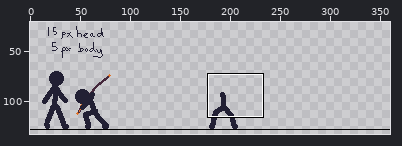
One commit to this pixel-art file: Asesprite/Doodle2.aseprite. The picture above shows the old version from afar; the outline marks the close-up.
Close-up. Before:
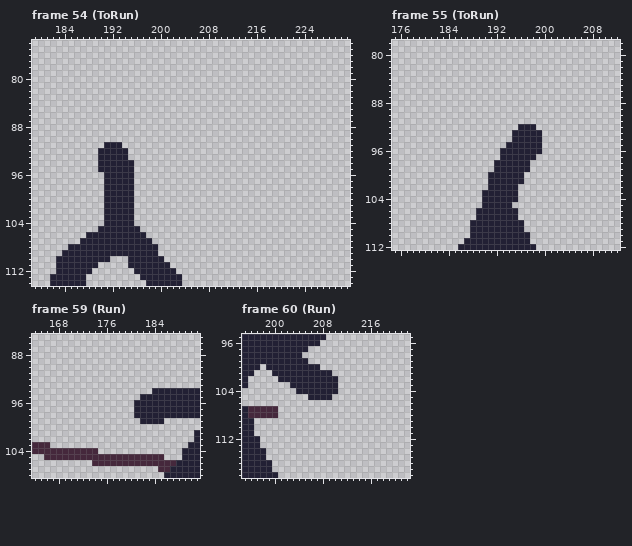
360x180 pixels, 70 frames. Shown: frame 54 (ToRun): x 179..231, y 74..114; frame 55 (ToRun): x 175..212, y 78..112; frame 59 (Run): x 164..191, y 85..108; frame 60 (Run): x 195..222, y 95..118. The wide view leaves out empty margins. The commit also changed other frames or places, which this record leaves out.
New version:
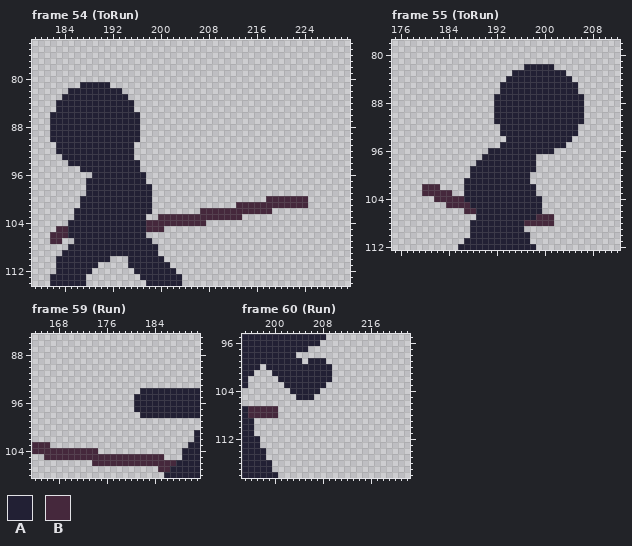
Palette (. is transparent): A #222034  B #45283c
Changes in this commit:
Frame 54 (ToRun):
y 81: x 187..191 ..... -> AAAAA
y 82: x 185..193 ......... -> AAAAAAAAA
y 83: x 184..194 ........... -> AAAAAAAAAAA
y 84..85: x 183..195 ............. -> AAAAAAAAAAAAA
y 86..90: x 182..196 ............... -> AAAAAAAAAAAAAAA
y 91: x 183..190 ........ -> AAAAAAAA; x 194..195 .. -> AA
y 92: x 183..189 ....... -> AAAAAAA; x 195 . -> A
y 93: x 184..189 ...... -> AAAAAA; x 195 . -> A
y 94: x 185..189 ..... -> AAAAA; x 196 . -> A
y 95: x 187..189 ... -> AAA; x 196 . -> A
y 96: x 189..190 .. -> AA; x 196..197 .. -> AA
y 97: x 188..190 ... -> AAA; x 196..197 .. -> AA
y 98..99: x 188..190 ... -> AAA; x 196..198 ... -> AAA
y 100: x 187..190 .... -> AAAA; x 196..198 ... -> AAA; x 218..224 ....... -> BBBBBBB
y 101: x 187..190 .... -> AAAA; x 196..198 ... -> AAA; x 213..224 ............ -> BBBBBBBBBBBB
y 102: x 186..190 ..... -> AAAAA; x 196..198 ... -> AAA; x 207..218 ............ -> BBBBBBBBBBBB
y 103: x 186..190 ..... -> AAAAA; x 196..197 .. -> AA; x 200..213 .............. -> BBBBBBBBBBBBBB
y 104: x 185..190 ...... -> AAAAAA; x 196..207 ............ -> AABBBBBBBBBB
y 105: x 183..189 ....... -> BBAAAAA; x 197..200 .... -> ABBB
y 106: x 182..187 ...... -> BBBAAA
y 107: x 182..183 .. -> BB; x 186 . -> A
Frame 55 (ToRun):
y 82: x 197..201 ..... -> AAAAA
y 83: x 195..203 ......... -> AAAAAAAAA
y 84: x 194..204 ........... -> AAAAAAAAAAA
y 85..86: x 193..205 ............. -> AAAAAAAAAAAAA
y 87..91: x 192..206 ............... -> AAAAAAAAAAAAAAA
y 92: x 193..195 ... -> AAA; x 199..205 ....... -> AAAAAAA
y 93: x 193..194 .. -> AA; x 200..205 ...... -> AAAAAA
y 94: x 194 . -> A; x 200..204 ..... -> AAAAA
y 95: x 193 . -> A; x 200..203 .... -> AAAA
y 96: x 191..192 .. -> AA; x 200..201 .. -> AA
y 97: x 190..192 ... -> AAA
y 98: x 189..191 ... -> AAA; x 198 . -> A
y 99: x 188..191 .... -> AAAA; x 198 . -> A
y 100: x 188..190 ... -> AAA; x 197 . -> A
y 101: x 187..190 .... -> AAAA; x 197 . -> A
y 102: x 180..182 ... -> BBB; x 187..190 .... -> AAAA; x 196..198 ... -> AAA
y 103: x 180..184 ..... -> BBBBB; x 187..189 ... -> AAA; x 196..198 ... -> AAA
y 104: x 182..189 ........ -> BBBBBAAA; x 196..199 .... -> AAAA
y 105: x 184..189 ...... -> BBBBAA; x 195..199 ..... -> AAAAA
y 106: x 187..188 .. -> BB; x 196..199 .... -> AAAA
y 107: x 196..201 ...... -> AAABBB
y 108: x 197..201 ..... -> BBBBB
Frame 59 (Run), layer "Run/FrontArm":
y 94: x 182..183 .. -> AA
y 95: x 181 . -> A
y 98: x 181 A -> .
y 99: x 182..185 AAAA -> ....
Frame 60 (Run), layer "Run/BackArm":
y 98: x 204 A -> .
y 99: x 205..208 A... -> .AAA
y 100: x 208..209 .. -> AA
y 102: x 210 A -> .
y 103: x 202 . -> A; x 209..210 AA -> ..
y 104: x 203 . -> A; x 208..210 AAA -> ...
y 105: x 204..205 .. -> AA; x 207..209 AAA -> ...
Where, in picture pixels (left, top, right, bottom), the same in both close-ups:
added: (50, 82, 308, 244)
added: (422, 64, 584, 226)
changed: (134, 388, 164, 424)
changed: (284, 352, 338, 400)
